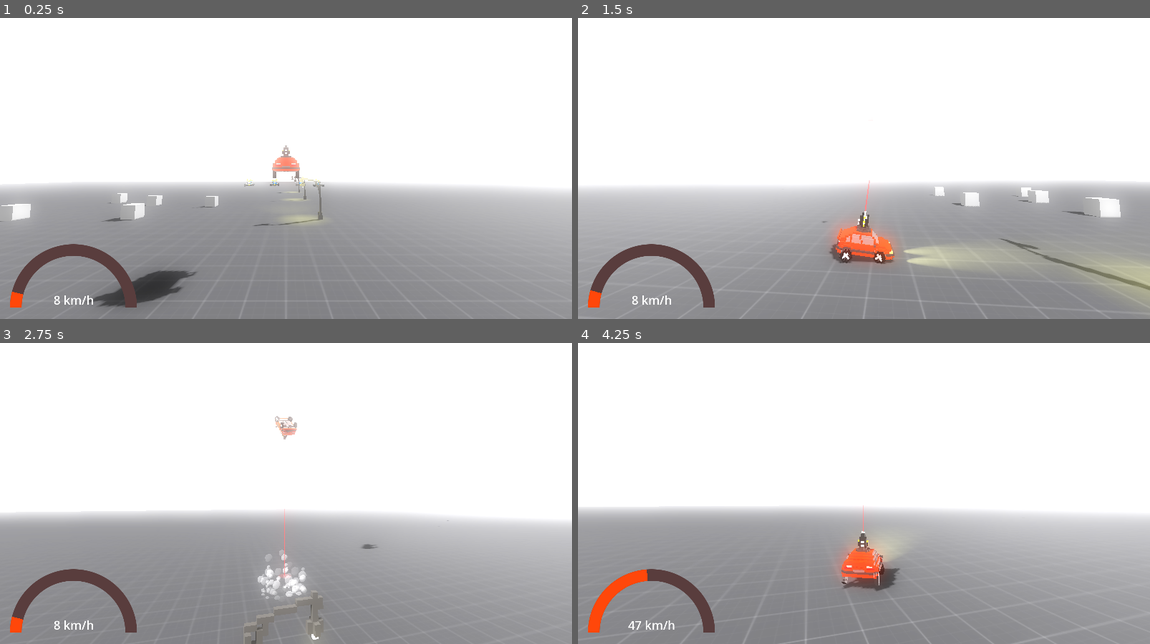
Above: before the commit, frames 1-4 (two rows, left to right).
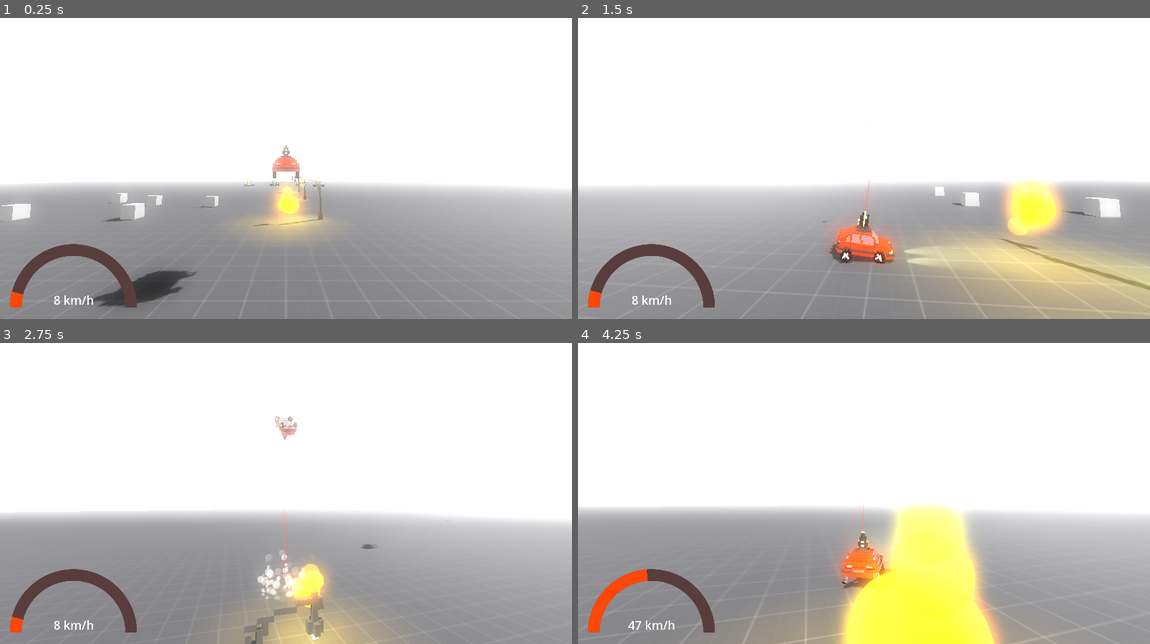
Above: after the commit, the same moments.

Repository: applejag/bornhack-2024-game
Game: Godot game, scene res://scenes/world.tscn
Same seed, same stepped clock (60 frames per second), same inputs: the game is played once before the commit and once after it.
Inputs:
- Up to frame 1 (0.25 s): no input
- Up to frame 2 (1.5 s): tap R (reset_car) at 0.5, 1.25 s; hold D (steer_right) 0.53-1.28 s; tap Ctrl (fire) at 0.6, 1.35 s; tap Space (jump) at 0.77 s; hold S (move_back) from 1.28 s (still down)
- Up to frame 3 (2.75 s): tap Space (jump) at 1.52 s; tap R (reset_car) at 2 s; release S (move_back) at 2.03 s; hold D (steer_right) from 2.03 s (still down); tap Ctrl (fire) at 2.1 s
- Up to frame 4 (4.25 s): tap R (reset_car) at 2.75, 3.5 s; release D (steer_right) at 2.78 s; hold W (move_forward) 2.78-3.53 s; tap Ctrl (fire) at 2.85, 3.6 s; tap Space (jump) at 3.02, 3.77 s; hold A (steer_left) from 3.53 s (still down)

The runs differ from the first frame. In frame 1, 1.8% of the frame differs, in the area x 42-58%, y 54-75%; in frame 2, 11%; in frame 3, 3.7%; in frame 4, 11%, in the area x 31-80%, y 53-100%.

Commit message:
Enemy shooting with throttle

Diff:
--- a/project.godot
+++ b/project.godot
@@ -65,3 +65,7 @@
 , Object(InputEventJoypadButton,"resource_local_to_scene":false,"resource_name":"","device":-1,"button_index":1,"pressure":0.0,"pressed":false,"script":null)
 ]
 }
+
+[layer_names]
+
+3d_physics/layer_2="projectile"
--- /dev/null
+++ b/scenes/BulletShooting.gd
@@ -0,0 +1,12 @@
+class_name BulletShooting
+extends Node3D
+
+@export var bullet: PackedScene = preload("res://scenes/bullet.tscn")
+@export var bullet_speed: float = 100
+
+func fire() -> void:
+	var clone: Bullet = bullet.instantiate() as Bullet;
+	get_tree().root.add_child(clone)
+	clone.global_position = global_position
+	clone.global_rotation = global_rotation
+	clone.linear_velocity = -global_basis.z * bullet_speed
--- /dev/null
+++ b/scenes/EnemyShooting.gd
@@ -0,0 +1,4 @@
+extends BulletShooting
+
+func fire_with_throttle() -> void:
+	EnemyShootingThrottle.instance.queue_fire(fire)
--- /dev/null
+++ b/scenes/EnemyShootingThrottle.gd
@@ -0,0 +1,30 @@
+class_name EnemyShootingThrottle
+extends Node
+
+static var instance: EnemyShootingThrottle
+
+var callbacks: Array[Callable] = []
+var can_shoot = true
+@onready var timer: Timer = get_node("Timer")
+
+func _ready() -> void:
+	instance = self
+
+func _process(_delta: float) -> void:
+	if can_shoot and len(callbacks) > 0:
+		can_shoot = false
+		timer.start()
+
+		var index = randi() % len(callbacks)
+		callbacks[index].call()
+		callbacks.remove_at(index)
+		print("actually shoot")
+
+func queue_fire(fire_function: Callable) -> void:
+	# Remove it first to make sure we only have 1 of it
+	callbacks.erase(fire_function)
+	callbacks.append(fire_function)
+	print("queue_fire")
+
+func _on_timer_timeout() -> void:
+	can_shoot = true
--- a/scenes/PlayerShooting.gd
+++ b/scenes/PlayerShooting.gd
@@ -1,15 +1,5 @@
-extends Node3D
-
-@export var bullet: PackedScene = preload("res://scenes/bullet.tscn")
-@export var bullet_speed: float = 100
+extends BulletShooting
 
 func _process(_delta) -> void:
 	if Input.is_action_just_pressed("fire"):
 		fire()
-
-func fire() -> void:
-	var clone: Bullet = bullet.instantiate() as Bullet;
-	get_tree().root.add_child(clone)
-	clone.global_position = global_position
-	clone.global_rotation = global_rotation
-	clone.linear_velocity = -global_basis.z * bullet_speed
--- a/scenes/bullet.tscn
+++ b/scenes/bullet.tscn
@@ -27,6 +27,7 @@
 radius = 0.1
 
 [node name="Bullet" type="RigidBody3D"]
+collision_layer = 2
 continuous_cd = true
 max_contacts_reported = 10
 contact_monitor = true
--- /dev/null
+++ b/scenes/enemy_bullet.tscn
@@ -0,0 +1,86 @@
+[gd_scene load_steps=13 format=3 uid="uid://dgiyvs75u00ef"]
+
+[ext_resource type="Script" path="res://scenes/bullet.gd" id="1_f74gb"]
+[ext_resource type="PackedScene" uid="uid://bnrvgx10xvgku" path="res://scenes/explosion.tscn" id="2_kjs70"]
+
+[sub_resource type="Curve" id="Curve_gllyp"]
+_data = [Vector2(0, 0), 0.0, 0.0, 0, 0, Vector2(0.0335821, 1), 0.0, 0.0, 0, 0, Vector2(1, 0), -2.88615, 0.0, 0, 0]
+point_count = 3
+
+[sub_resource type="CurveTexture" id="CurveTexture_cixkc"]
+curve = SubResource("Curve_gllyp")
+
+[sub_resource type="Curve" id="Curve_lkbv2"]
+min_value = 1.0
+max_value = 2.0
+_data = [Vector2(0, 1), 0.0, 0.0, 0, 0, Vector2(1, 1.29), 0.0, 0.0, 0, 0]
+point_count = 2
+
+[sub_resource type="CurveTexture" id="CurveTexture_l4633"]
+curve = SubResource("Curve_lkbv2")
+
+[sub_resource type="Curve" id="Curve_0gaad"]
+_data = [Vector2(0, 1), 0.0, 0.0, 0, 0, Vector2(1, 0.34), -1.46968, 0.0, 0, 0]
+point_count = 2
+
+[sub_resource type="CurveTexture" id="CurveTexture_i7b6t"]
+curve = SubResource("Curve_0gaad")
+
+[sub_resource type="ParticleProcessMaterial" id="ParticleProcessMaterial_3ewdv"]
+emission_shape = 1
+emission_sphere_radius = 0.3
+radial_velocity_min = -0.2
+radial_velocity_max = -0.1
+gravity = Vector3(0, 30, 0)
+scale_min = 0.2
+scale_max = 1.2
+scale_curve = SubResource("CurveTexture_i7b6t")
+alpha_curve = SubResource("CurveTexture_cixkc")
+hue_variation_max = 0.32
+hue_variation_curve = SubResource("CurveTexture_l4633")
+
+[sub_resource type="StandardMaterial3D" id="StandardMaterial3D_ys1gd"]
+transparency = 1
+shading_mode = 2
+diffuse_mode = 3
+vertex_color_use_as_albedo = true
+albedo_color = Color(1, 1, 0, 0.447059)
+emission_enabled = true
+emission = Color(0.68, 0.68, 0, 1)
+
+[sub_resource type="SphereMesh" id="SphereMesh_e648y"]
+material = SubResource("StandardMaterial3D_ys1gd")
+
+[sub_resource type="SphereShape3D" id="SphereShape3D_qineq"]
+radius = 0.4
+
+[node name="EnemyBullet" type="RigidBody3D"]
+collision_layer = 2
+gravity_scale = 0.0
+continuous_cd = true
+max_contacts_reported = 10
+contact_monitor = true
+linear_velocity = Vector3(0, 0, 1)
+script = ExtResource("1_f74gb")
+spawn_on_collision = ExtResource("2_kjs70")
+
+[node name="DeathTimer" type="Timer" parent="."]
+wait_time = 30.0
+one_shot = true
+autostart = true
+
+[node name="GPUParticles3D" type="GPUParticles3D" parent="."]
+lifetime = 0.3
+process_material = SubResource("ParticleProcessMaterial_3ewdv")
+draw_pass_1 = SubResource("SphereMesh_e648y")
+
+[node name="CollisionShape3D" type="CollisionShape3D" parent="."]
+shape = SubResource("SphereShape3D_qineq")
+
+[node name="OmniLight3D" type="OmniLight3D" parent="."]
+light_color = Color(1, 0.815686, 0, 1)
+light_energy = 2.0
+light_size = 1.0
+
+[connection signal="body_entered" from="." to="." method="_on_body_entered"]
+[connection signal="timeout" from="DeathTimer" to="." method="queue_free"]
--- a/scenes/tank1.tscn
+++ b/scenes/tank1.tscn
@@ -1,9 +1,11 @@
-[gd_scene load_steps=8 format=3 uid="uid://wklnh5bbbv0w"]
+[gd_scene load_steps=10 format=3 uid="uid://wklnh5bbbv0w"]
 
 [ext_resource type="PackedScene" uid="uid://c3tocc7oitrjg" path="res://models/tank1.gltf" id="1_3r31d"]
 [ext_resource type="Script" path="res://scenes/tank.gd" id="1_15cxf"]
 [ext_resource type="Script" path="res://scenes/health.gd" id="1_h3ebx"]
 [ext_resource type="Script" path="res://scenes/OutOfBoundTrigger.gd" id="3_x7a0f"]
+[ext_resource type="Script" path="res://scenes/EnemyShooting.gd" id="5_82ljs"]
+[ext_resource type="PackedScene" uid="uid://dgiyvs75u00ef" path="res://scenes/enemy_bullet.tscn" id="6_xid53"]
 
 [sub_resource type="CapsuleShape3D" id="CapsuleShape3D_un67q"]
 radius = 0.344616
@@ -48,7 +50,18 @@
 transform = Transform3D(1.91069e-15, -4.37114e-08, -1, -1, -4.37114e-08, 0, -4.37114e-08, 1, -4.37114e-08, 0.000254038, 0.407247, -0.0609694)
 shape = SubResource("BoxShape3D_xggio")
 
+[node name="Shooter" type="Marker3D" parent="."]
+transform = Transform3D(-1, 0, 8.74228e-08, 0, 1, 0, -8.74228e-08, 0, -1, 0, 0.44877, 1.76378)
+script = ExtResource("5_82ljs")
+bullet = ExtResource("6_xid53")
+bullet_speed = 10.0
+
+[node name="Timer" type="Timer" parent="Shooter"]
+wait_time = 5.0
+autostart = true
+
 [connection signal="health_depleted" from="Health" to="." method="_on_death"]
 [connection signal="out_of_bounds" from="OutOfBoundTrigger" to="." method="_on_death"]
+[connection signal="timeout" from="Shooter/Timer" to="Shooter" method="fire_with_throttle"]
 
 [editable path="tank1"]
--- a/scenes/world.tscn
+++ b/scenes/world.tscn
@@ -7,6 +7,8 @@
 [ext_resource type="PackedScene" uid="uid://ctvbdf6s8kgus" path="res://models/light_post.tscn" id="5_57wtt"]
 [ext_resource type="Script" path="res://scenes/health.gd" id="6_hegfg"]
 [ext_resource type="PackedScene" uid="uid://wklnh5bbbv0w" path="res://scenes/tank1.tscn" id="7_dp2in"]
+[ext_resource type="PackedScene" uid="uid://dgiyvs75u00ef" path="res://scenes/enemy_bullet.tscn" id="8_67td0"]
+[ext_resource type="Script" path="res://scenes/EnemyShootingThrottle.gd" id="9_15sbo"]
 
 [sub_resource type="PlaneMesh" id="PlaneMesh_23hjl"]
 
@@ -194,8 +196,19 @@
 [node name="tank4" parent="." instance=ExtResource("7_dp2in")]
 transform = Transform3D(1, 0, 0, 0, 1, 0, 0, 0, 1, -10.6, -9.53674e-07, -52.4361)
 
+[node name="EnemyBullet" parent="." instance=ExtResource("8_67td0")]
+transform = Transform3D(1, 0, 0, 0, 1, 0, 0, 0, 1, 0, 1.11397, -5.54001)
+
+[node name="EnemyShootingThrottle" type="Node" parent="."]
+script = ExtResource("9_15sbo")
+
+[node name="Timer" type="Timer" parent="EnemyShootingThrottle"]
+wait_time = 0.3
+one_shot = true
+
 [connection signal="health_depleted" from="Enemy/Health" to="Enemy" method="queue_free"]
 [connection signal="health_depleted" from="Enemy2/Health" to="Enemy2" method="queue_free"]
 [connection signal="health_depleted" from="Enemy3/Health" to="Enemy3" method="queue_free"]
 [connection signal="health_depleted" from="Enemy4/Health" to="Enemy4" method="queue_free"]
 [connection signal="health_depleted" from="Enemy5/Health" to="Enemy5" method="queue_free"]
+[connection signal="timeout" from="EnemyShootingThrottle/Timer" to="EnemyShootingThrottle" method="_on_timer_timeout"]
Not shown: 1 places in scenes/world.tscn that only renumber resources
